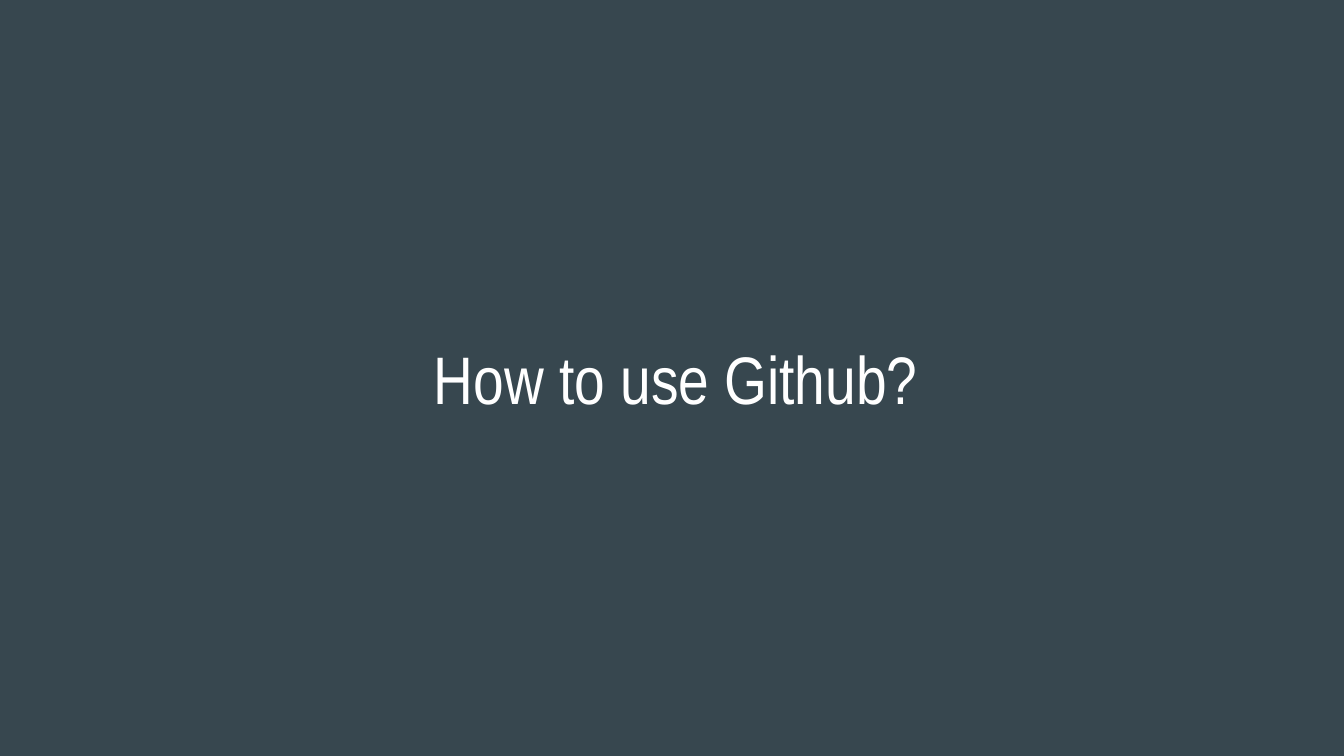
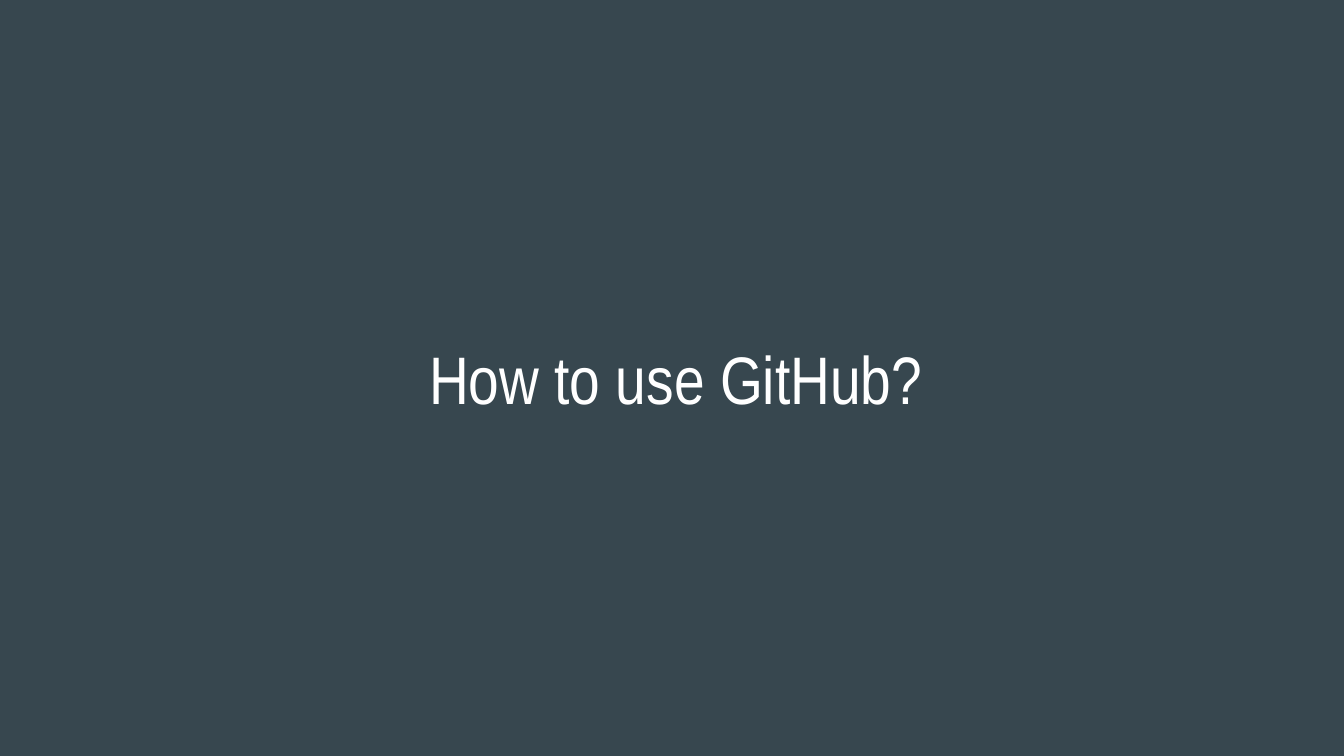
Before and after one commit to katannyak/WorkshopMaterials, a slide deck: slide 25 of git/hwt_study_git_intro.pptx. Drawn at 1344x756 pixels with LibreOffice and Linux fonts; fonts in the diff are those of the drawing. Boxes give left, top, right and bottom in pixels: in the first picture for what was removed or moved away, otherwise in the second. Text is boxed around its words. In the diff, an @@ line names an element or a change of style, - is before the commit and + after.

```diff
--- a/git/hwt_study_git_intro.pptx
+++ b/git/hwt_study_git_intro.pptx
@@ title at (429, 355, 922, 405): text changed @@
-How to use Github?
+How to use GitHub?
```
Also in this commit, not shown: 14 other slides changed, 5 slides added, 1 slide removed, 1 other file.
